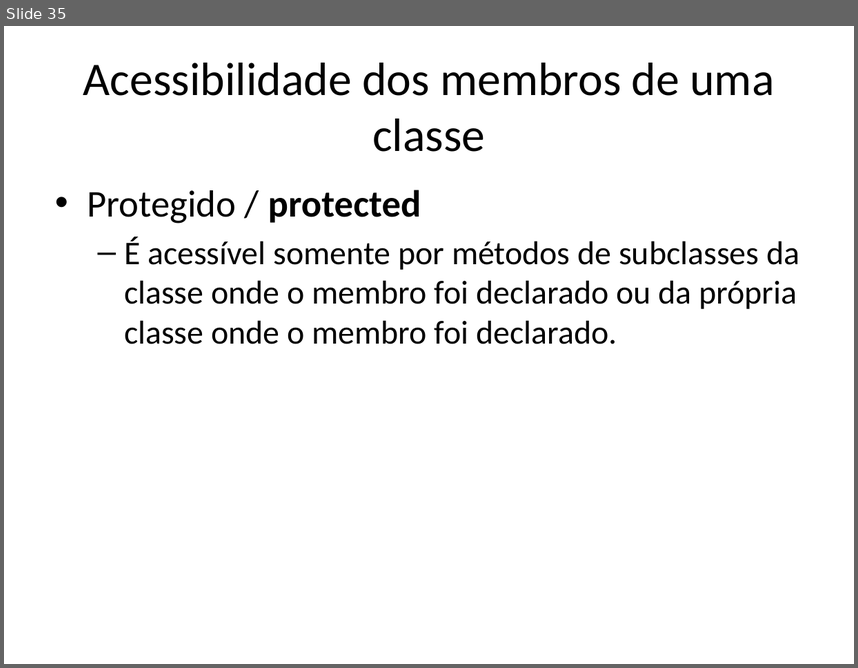
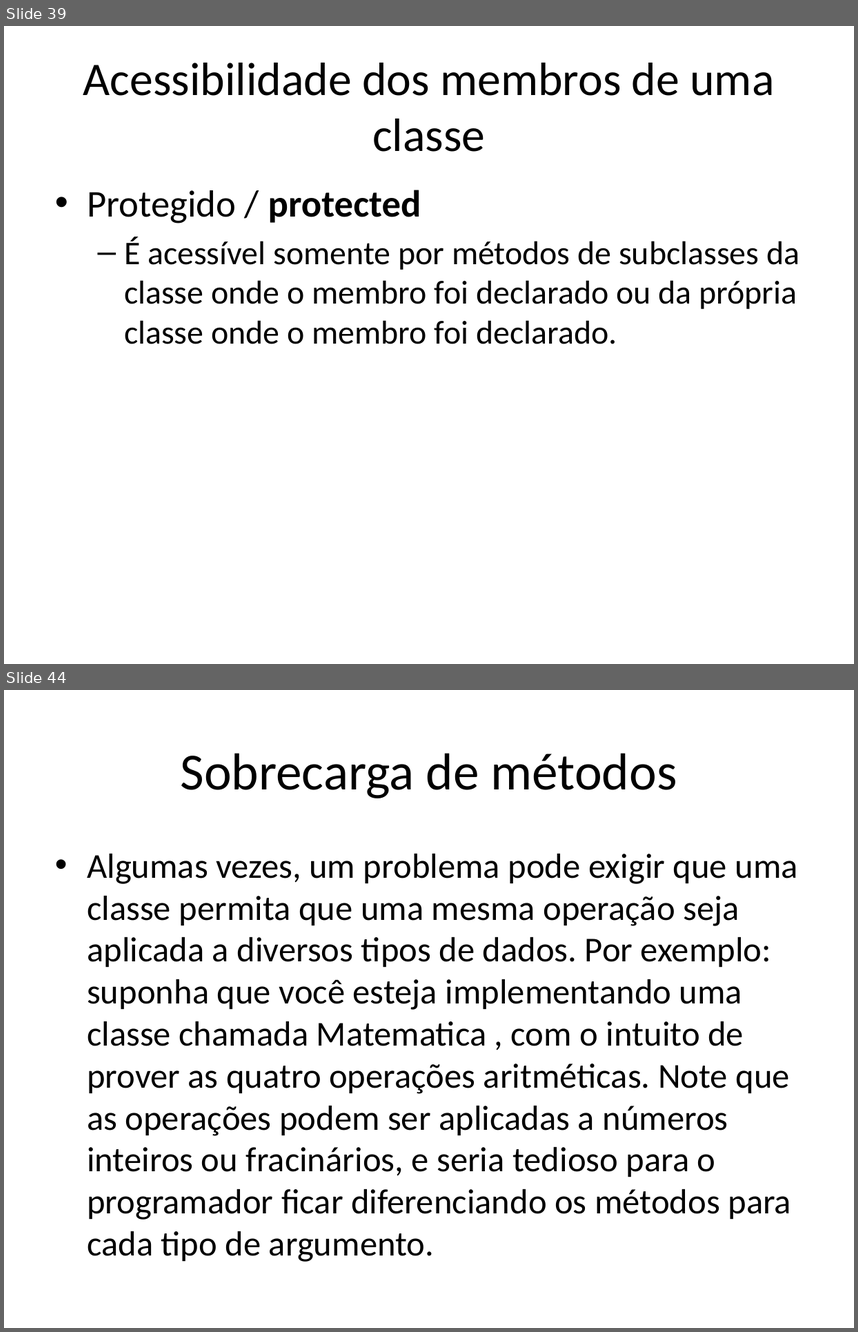
Before and after one commit to renanlessa/CursoJava, a slide deck: Documentos/Orientação a Objetos.pptx. Shown one above the other, each under a label of ours: slide 35 before the commit, slides 39 and 44 after it; the slides between them are not shown. The pictures are 858x668 and 858x1332 pixels, drawn with LibreOffice and Linux fonts; fonts in the diff are those of the drawing. Boxes give left, top, right and bottom in pixels: in the first picture for what was removed or moved away, otherwise in the second. Text is boxed around its words. In the diff, an @@ line names an element or a change of style, - is before the commit and + after.

```diff
--- a/Documentos/Orientação a Objetos.pptx
+++ b/Documentos/Orientação a Objetos.pptx
@@ slide 44 added at [4,690,854,1328], background #FFFFFF @@
@@ title added at [181,753,677,798], 44 pt, text #000000 @@
+Sobrecarga de métodos
@@ text added at [87,854,798,1261], 29.6 pt, text #000000 @@
+• Algumas vezes, um problema pode exigir que uma classe permita que uma mesma operação seja aplicada a diversos tipos de dados. Por exemplo: suponha que você esteja implementando uma classe chamada Matematica , com o intuito de prover as quatro operações aritméticas. Note que as operações podem ser aplicadas a números inteiros ou fracinários, e seria tedioso para o programador ficar diferenciando os métodos para cada tipo de argumento.
@@ what was slide 35 is now slide 39 @@
```
Also in this commit, not shown: 1 slide changed, 8 other slides added.
